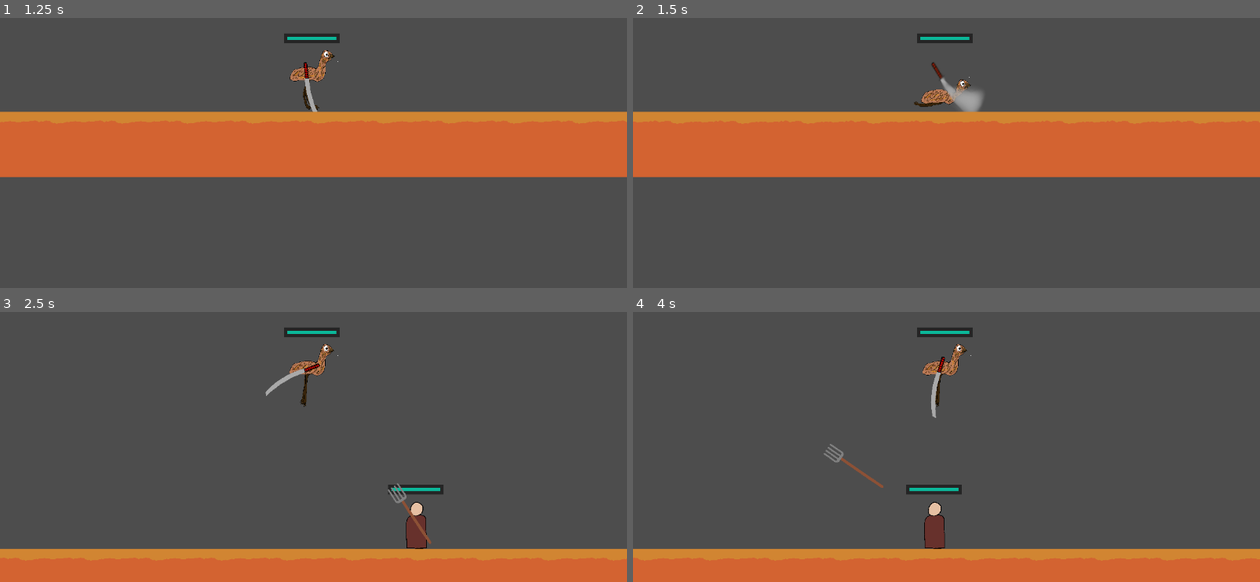
Above: before the commit, frames 1-4 (two rows, left to right).
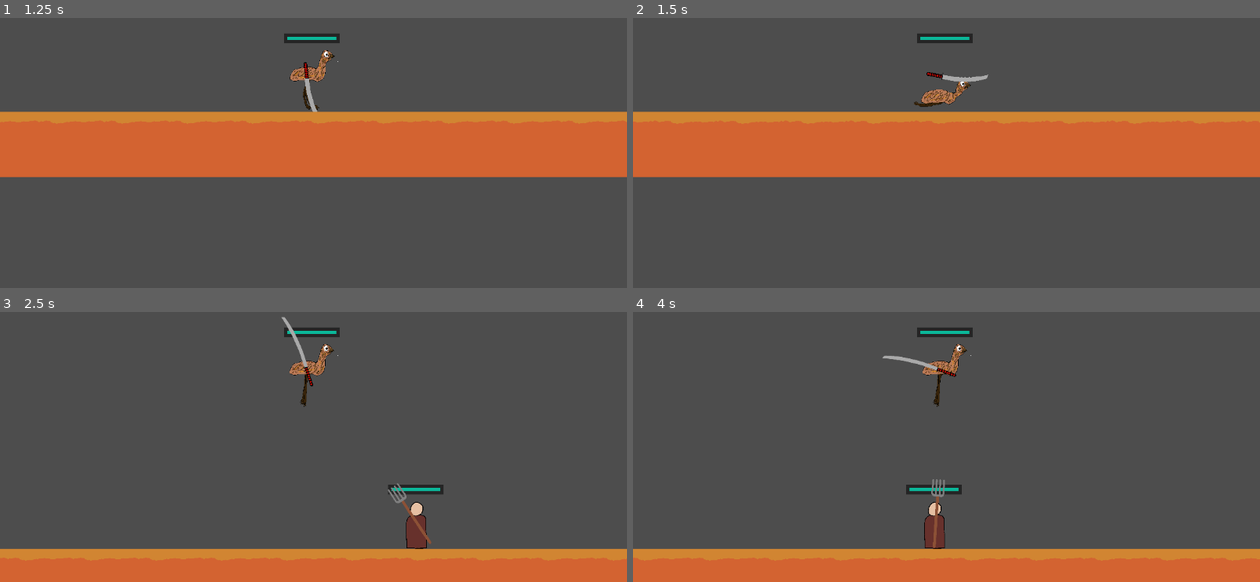
Above: after the commit, the same moments.

Repository: BastianLorsch/emu_game
Game: Godot game, scene res://scenes/game.tscn
Two runs of this game, one before a commit and one after it. Both use one fixed random seed, a clock stepped at 60 frames per second and the inputs below.
Inputs (mouse positions are in pixels of both pictures, inside the frame that each line leads up to):
- Up to frame 1 (1.25 s): click "START GAME" at 0.5 s
- Up to frame 2 (1.5 s): tap Enter (ui_accept) at 1.25 s; move the mouse to (1084, 93) at 1.27 s; hold D (move_right) from 1.28 s (still down); hold Down (crouch) from 1.28 s (still down); click (1084, 93) at 1.35 s
- Up to frame 3 (2.5 s): keep holding D (move_right); tap Space (jump) at 1.52, 2.27 s; move the mouse to (188, 422) at 2.02 s; release Down (crouch) at 2.03 s; tap Down (crouch) at 2.1 s; click (188, 422) at 2.3 s
- Up to frame 4 (4 s): move the mouse to (1009, 328) at 2.77 s; release D (move_right) at 2.78 s; hold A (move_left) 2.78-3.53 s; hold Down (crouch) 2.78-3.53 s; click (1009, 328) at 2.85 s; move the mouse to (915, 476) at 3.52 s; hold D (move_right) from 3.53 s (still down); tap Down (crouch) at 3.6 s; tap Space (jump) at 3.77 s; click (915, 476) at 3.8 s

Frame 1 is identical in both runs. In frame 2, 0.6% of the frame differs, in the area x 46-57%, y 16-35%; in frame 3, 0.3%; in frame 4, 0.6%, in the area x 30-52%, y 15-88%.

Commit message:
progress info session on mondai

Diff:
--- a/scenes/enemy.tscn
+++ b/scenes/enemy.tscn
@@ -7,9 +7,6 @@
 
 [sub_resource type="RectangleShape2D" id="RectangleShape2D_rycii"]
 size = Vector2(28, 60)
-
-[sub_resource type="RectangleShape2D" id="RectangleShape2D_uxkqr"]
-size = Vector2(5, 13)
 
 [node name="enemy" type="CharacterBody2D"]
 collision_layer = 4
@@ -37,15 +34,3 @@
 offset_right = 8.0
 offset_bottom = -12.0
 value = 100.0
-
-[node name="Hurtbox" type="Area2D" parent="."]
-collision_layer = 4
-collision_mask = 16
-
-[node name="CollisionShape2D" type="CollisionShape2D" parent="Hurtbox"]
-position = Vector2(0.665, -1.575)
-scale = Vector2(1.06, 1.06)
-shape = SubResource("RectangleShape2D_uxkqr")
-debug_color = Color(1, 0.00486279, 0.0632315, 0.42)
-
-[connection signal="area_entered" from="Hurtbox" to="." method="_on_hurtbox_area_entered"]
--- a/scenes/level_1.tscn
+++ b/scenes/level_1.tscn
@@ -15,6 +15,14 @@
 physics_layer_0/collision_mask = 0
 sources/0 = SubResource("TileSetAtlasSource_rus8k")
 
+[sub_resource type="WorldBoundaryShape2D" id="WorldBoundaryShape2D_bswci"]
+
+[sub_resource type="PhysicsMaterial" id="PhysicsMaterial_bswci"]
+
+[sub_resource type="WorldBoundaryShape2D" id="WorldBoundaryShape2D_rus8k"]
+normal = Vector2(1, 0)
+distance = 22.0
+
 [node name="level_1" type="Node2D"]
 
 [node name="enemy" parent="." instance=ExtResource("5_varlt")]
@@ -24,3 +32,26 @@
 scale = Vector2(0.02, 0.02)
 tile_map_data = PackedByteArray("AAD1/wIAAAAAAAAAAAD2/wIAAAAAAAAAAAD3/wIAAAAAAAAAAAD4/wIAAAAAAAAAAAD5/wIAAAAAAAAAAAD6/w …(3664 unchanged characters)…
 tile_set = SubResource("TileSet_5xbjy")
+
+[node name="world_boundaries" type="Node" parent="."]
+
+[node name="Area2D" type="StaticBody2D" parent="world_boundaries"]
+position = Vector2(1987, -17)
+scale = Vector2(0.02, 0.02)
+collision_layer = 2
+collision_mask = 5
+
+[node name="CollisionShape2D2" type="CollisionShape2D" parent="world_boundaries/Area2D"]
+position = Vector2(1700, -200)
+rotation = -1.5708
+scale = Vector2(50, 50)
+shape = SubResource("WorldBoundaryShape2D_bswci")
+
+[node name="StaticBody2D" type="StaticBody2D" parent="world_boundaries"]
+position = Vector2(-2111, -6)
+collision_layer = 2
+collision_mask = 5
+physics_material_override = SubResource("PhysicsMaterial_bswci")
+
+[node name="CollisionShape2D" type="CollisionShape2D" parent="world_boundaries/StaticBody2D"]
+shape = SubResource("WorldBoundaryShape2D_rus8k")
--- a/scenes/player.tscn
+++ b/scenes/player.tscn
@@ -154,7 +154,10 @@
 [node name="player_weapon" parent="." instance=ExtResource("14_f1ej7")]
 position = Vector2(-2, -11)
 collision_layer = 8
-collision_mask = 4
 
 [node name="player_heart" type="Marker2D" parent="."]
 position = Vector2(0, -12)
+
+[node name="Timer" type="Timer" parent="."]
+
+[connection signal="timeout" from="Timer" to="." method="_on_timer_timeout"]
--- a/scenes/player_weapon.tscn
+++ b/scenes/player_weapon.tscn
@@ -62,4 +62,5 @@
 frame_progress = 1.0
 offset = Vector2(263.437, -229.32)
 
+[connection signal="body_entered" from="." to="." method="_on_body_entered"]
 [connection signal="timeout" from="attack_cooldown" to="." method="_on_attack_cooldown_timeout"]
--- a/scripts/enemy.gd
+++ b/scripts/enemy.gd
@@ -11,6 +11,7 @@
 
 func _ready() -> void:
 	healthbar.init_health(health)
+	SignalBus.enemy_damaged.connect(_set_health)
 
 func _physics_process(delta: float) -> void:
 	# Add the gravity.
@@ -33,10 +34,6 @@
 		position.x = move_toward(position.x, player.position.x, delta * SPEED)
 	move_and_slide()
 
-func _on_hurtbox_area_entered(area: Area2D) -> void:
-	_set_health(10)
-	print("hurt enemy")
-
 func _set_health(damage):
 	health = min(healthbar.max_value, health - damage)
 	healthbar.health = health
--- a/scripts/instancing.gd
+++ b/scripts/instancing.gd
@@ -3,6 +3,7 @@
 func _ready() -> void:
 	var button = $title_screen/Button
 	button.start_game.connect(instance_game_start)
+	SignalBus.player_dead.connect(_on_player_dead)
 
 func instance_game_start():
 	var scene_player = load("res://scenes/player.tscn")
@@ -13,5 +14,9 @@
 	add_child(instance_level_1)
 	remove_child($title_screen)
 
-#func remove_instance ():
-	#remove_child()
+func _on_player_dead():
+	remove_child($Player)
+	remove_child($level_1)
+	var scene_title_screen = load("res://scenes/title_screen.tscn")
+	var instance_title_screen = scene_title_screen.instantiate()
+	add_child(instance_title_screen)
--- a/scripts/player_weapon.gd
+++ b/scripts/player_weapon.gd
@@ -8,14 +8,10 @@
 
 # Called when the node enters the scene tree for the first time.
 func _ready() -> void:
-	pass # Replace with function body.
-
+	pass
 
 # Called every frame. 'delta' is the elapsed time since the previous frame.
 func _process(delta: float) -> void:
-
-	if Input.is_action_just_pressed("attack") and !attacking and attack_ready:
-		attacking = true
 
 	if !attacking:
 		look_at(get_global_mouse_position())
@@ -35,3 +31,6 @@
 func _on_attack_cooldown_timeout() -> void:
 	attack_ready = true
 	print("attack ready")
+
+func _on_body_entered(body: Node2D) -> void:
+	SignalBus.enemy_damaged.emit(20)
--- a/scripts/signalBus.gd
+++ b/scripts/signalBus.gd
@@ -1,3 +1,5 @@
 extends Node
 
 signal player_damaged(damage)
+signal player_dead()
+signal enemy_damaged(damage)
--- a/scripts/stateMachine/idle_state.gd
+++ b/scripts/stateMachine/idle_state.gd
@@ -1,5 +1,7 @@
 # idle state
 extends PlayerState
+
+@onready var player_weapon = $"../player_weapon"
 
 func enter_state(player_node):
 	super(player_node) # calls the same methode in parent class
@@ -18,5 +20,8 @@
 	elif Input.is_action_just_pressed("roll"):
 		player.change_state("RollState")
 
-	if Input.is_action_pressed("crouch") and  player.is_on_floor():
+	elif Input.is_action_pressed("crouch") and  player.is_on_floor():
 		player.change_state("CrouchState")
+
+	elif Input.is_action_just_pressed("attack") and !player_weapon.attacking and player_weapon.attack_ready:
+		player_weapon.attacking = true
--- a/scripts/stateMachine/jump_state.gd
+++ b/scripts/stateMachine/jump_state.gd
@@ -1,4 +1,6 @@
 extends PlayerState
+
+@onready var player_weapon = $"../player_weapon"
 
 var call_to_roll : bool
 
@@ -20,3 +22,6 @@
 	# if player presses "roll" mid air it's remembert to execute as soon as he is on floor (makes movement a bit smoother)
 	if Input.is_action_just_pressed("roll"):
 		call_to_roll = true
+
+	elif Input.is_action_just_pressed("attack") and !player_weapon.attacking and player_weapon.attack_ready:
+		player_weapon.attacking = true
--- a/scripts/stateMachine/player_state_controled.gd
+++ b/scripts/stateMachine/player_state_controled.gd
@@ -7,17 +7,19 @@
 var current_state
 var last_facing_direction = 1
 var health = 100 : set = _set_health
+var regenerating = false
 @onready var animated_sprite: AnimatedSprite2D = $AnimatedSprite2D
 @onready var healthbar = $Healthbar
 @onready var weapon = $player_weapon
 @onready var weapon_sprite = $player_weapon/Sprite2D
-
+@onready var timer_regeneration = $Timer
 
 func _ready() -> void:
 	change_state("IdleState") # start in idle state
 	animated_sprite.flip_h = true
 	healthbar.init_health(health)
 	SignalBus.player_damaged.connect(_set_health)
+
 
 func change_state(new_state_name: String):
 	if current_state:
@@ -50,7 +52,18 @@
 	elif direction < 0:
 		animated_sprite.flip_h = false
 
+		if regenerating == true:
+			_set_health(-0.1)
+
 func _set_health(damage):
 	health = min(healthbar.max_value, health - damage)
+	if health <= 0:
+		SignalBus.player_dead.emit()
 	healthbar.health = health
 	print(health, "player")
+	if damage > 0:
+		regenerating = false
+		timer_regeneration.start()
+
+func _on_timer_timeout() -> void:
+	regenerating = true
--- a/scripts/stateMachine/roll_state.gd
+++ b/scripts/stateMachine/roll_state.gd
@@ -16,7 +16,7 @@
 	$"../AnimatedSprite2D".play("roll")
 	$"../CollisionShape2D".shape = preload("res://resources/player_crouching_collisionshape.tres")  #I-Frame hinzufügen!
 	$"../CollisionShape2D".position.y = -6
-	$"..".collision_layer = 2
+	$"..".collision_layer = 0
 
 func exit_state():
 	$"..".collision_layer = 1
--- a/scripts/stateMachine/run_state.gd
+++ b/scripts/stateMachine/run_state.gd
@@ -1,4 +1,6 @@
 extends PlayerState
+
+@onready var player_weapon = $"../player_weapon"
 
 func enter_state(player_node):
 	super(player_node) # calls the same methode in parent class
@@ -16,8 +18,11 @@
 	if Input.is_action_just_pressed("jump") and  player.is_on_floor():
 		player.change_state("JumpState")
 
-	if Input.is_action_pressed("crouch") and  player.is_on_floor():
+	elif Input.is_action_pressed("crouch") and  player.is_on_floor():
 		player.change_state("CrouchState")
 
 	elif Input.is_action_just_pressed("roll") and  player.is_on_floor():
 		player.change_state("RollState")
+
+	elif Input.is_action_just_pressed("attack") and !player_weapon.attacking and player_weapon.attack_ready:
+		player_weapon.attacking = true
--- a/scripts/weapon.gd
+++ b/scripts/weapon.gd
@@ -6,7 +6,7 @@
 @onready var attack_ani = $AnimatedSprite2D
 @onready var weapon_collisionShape = $CollisionShape2D
 var attacking = false
-var attack_ready = true
+var attack_ready = false
 func _process(delta: float) -> void:
 	if !attacking:
 		look_at(player_heart.global_position)
Not shown: 1 places in scenes/enemy.tscn that only renumber resources
Not shown: 1 places in scenes/level_1.tscn that only renumber resources
